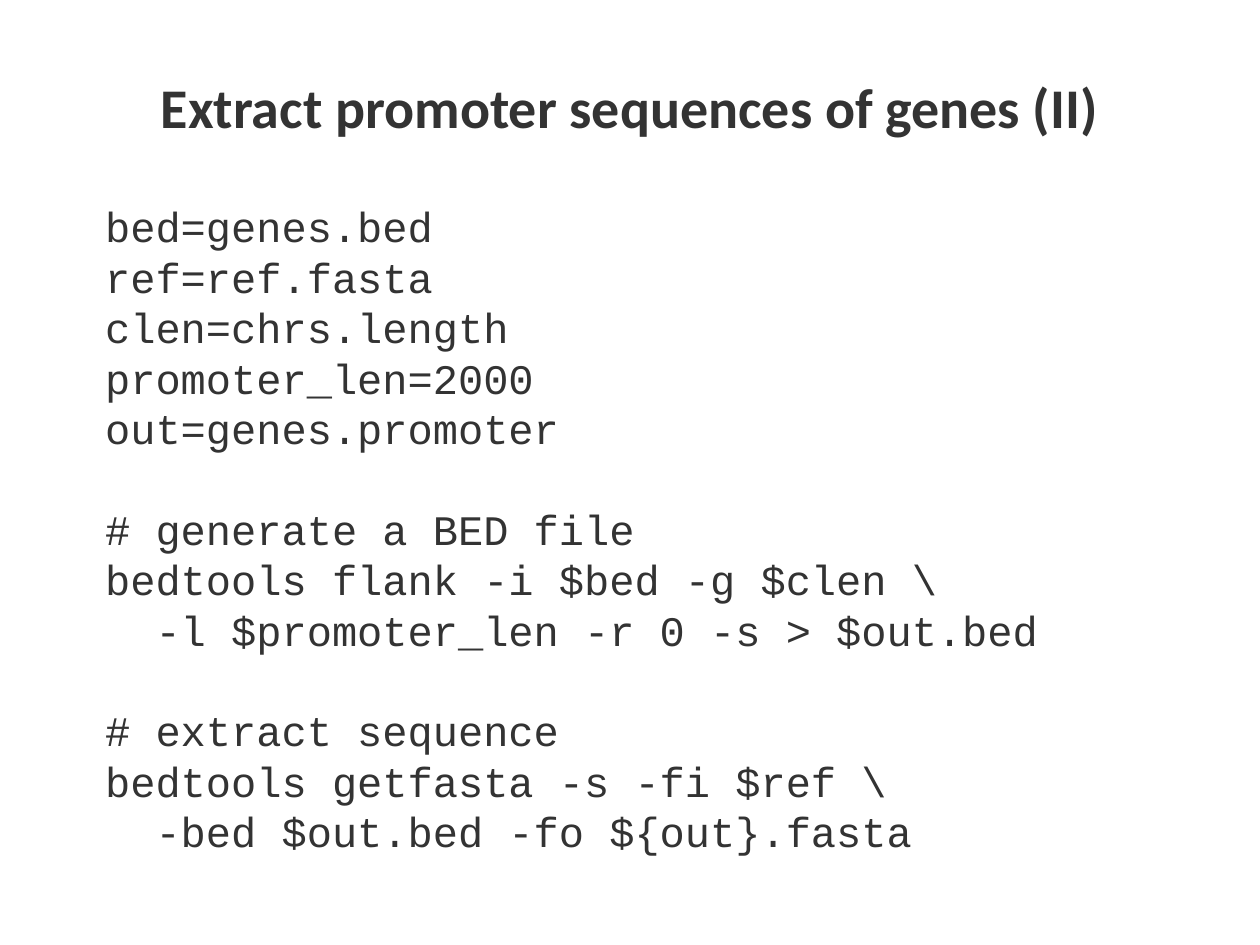
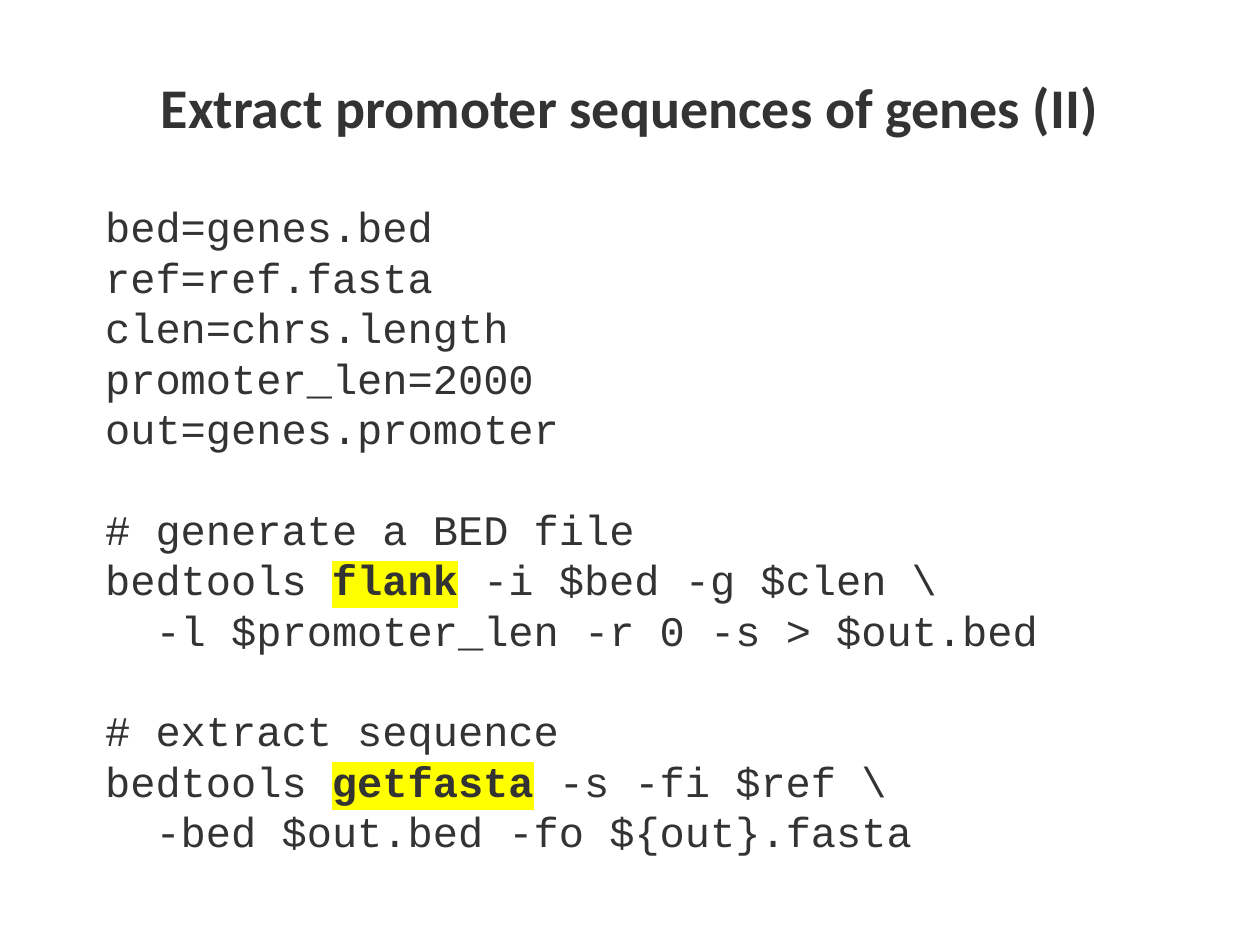
Before and after one commit to liu3zhenlab/teaching, a slide deck: slide 10 of PLPTH813Bioinformatis/2023/lectures/lecture13_BEDtools.pptx (slide 9 before the commit). Drawn at 1260x945 pixels with LibreOffice and Linux fonts; fonts in the diff are those of the drawing. Boxes give left, top, right and bottom in pixels: in the first picture for what was removed or moved away, otherwise in the second. Text is boxed around its words. In the diff, an @@ line names an element or a change of style, - is before the commit and + after.

Commit message:
BEDtools

```diff
--- a/PLPTH813Bioinformatis/2023/lectures/lecture13_BEDtools.pptx
+++ b/PLPTH813Bioinformatis/2023/lectures/lecture13_BEDtools.pptx
@@ text at <box>105,565,886,806</box>: highlight none to #FFFF00, bold on in "flank", "getfasta" @@
```
Also in this commit, not shown: 11 other slides changed, 4 slides added, 1 slide removed, 2 other files.
